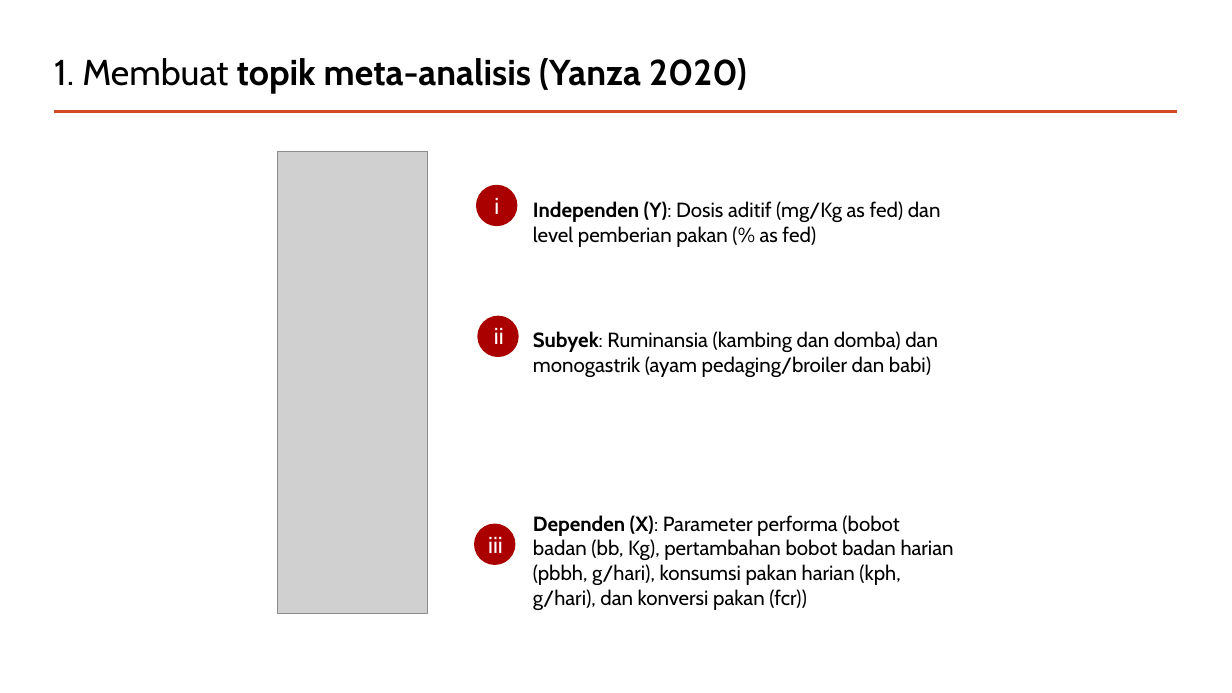
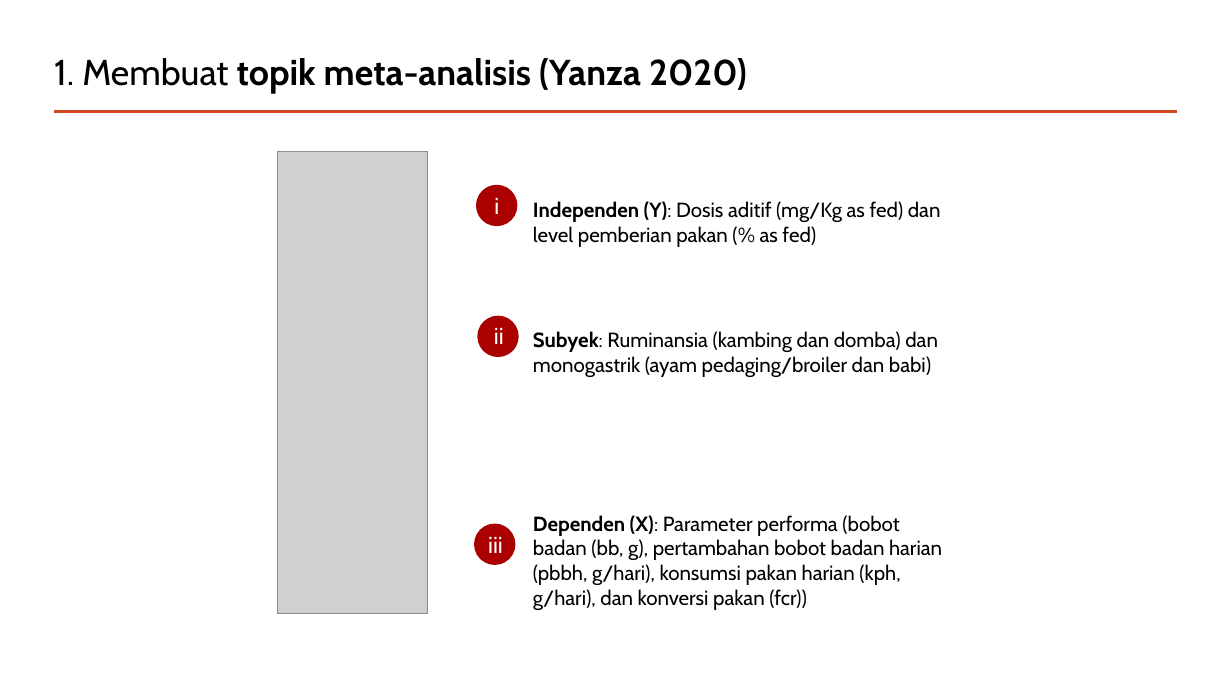
Before and after one commit to mohammad-miftakhus-sholikin/pelatihan-2020-metal, a slide deck: slide 5 of ch3_reference/Presentation_2022__Sholikin.pptx. Drawn at 1232x693 pixels with LibreOffice and Linux fonts; fonts in the diff are those of the drawing; grey boxes stand for pictures. Boxes give left, top, right and bottom in pixels: in the first picture for what was removed or moved away, otherwise in the second. Text is boxed around its words. In the diff, an @@ line names an element or a change of style, - is before the commit and + after.

```diff
--- a/ch3_reference/Presentation_2022__Sholikin.pptx
+++ b/ch3_reference/Presentation_2022__Sholikin.pptx
@@ text at (533, 515, 942, 610): text changed @@
-Dependen (X): Parameter performa (bobot badan (bb, Kg), pertambahan bobot badan harian (pbbh, g/hari), konsumsi pakan harian (kph, g/hari), dan konversi pakan (fcr))
+Dependen (X): Parameter performa (bobot badan (bb, g), pertambahan bobot badan harian (pbbh, g/hari), konsumsi pakan harian (kph, g/hari), dan konversi pakan (fcr))
```
Also in this commit, not shown: 7 other slides changed, 6 slides added, 5 other files.
